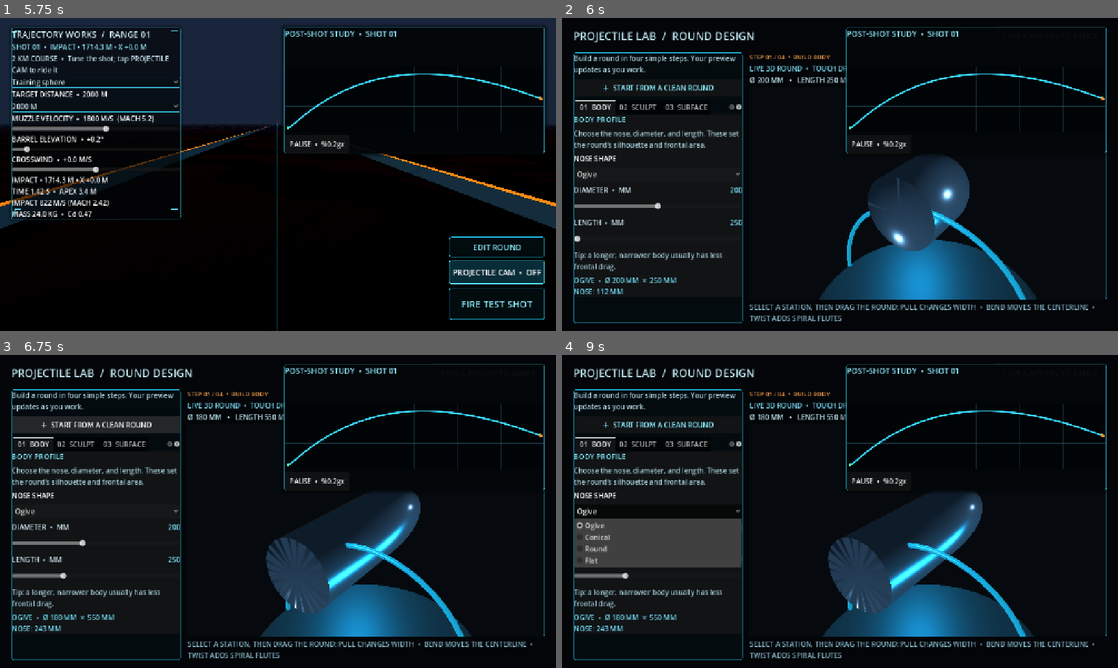
Above: before the commit, frames 1-4 (two rows, left to right).
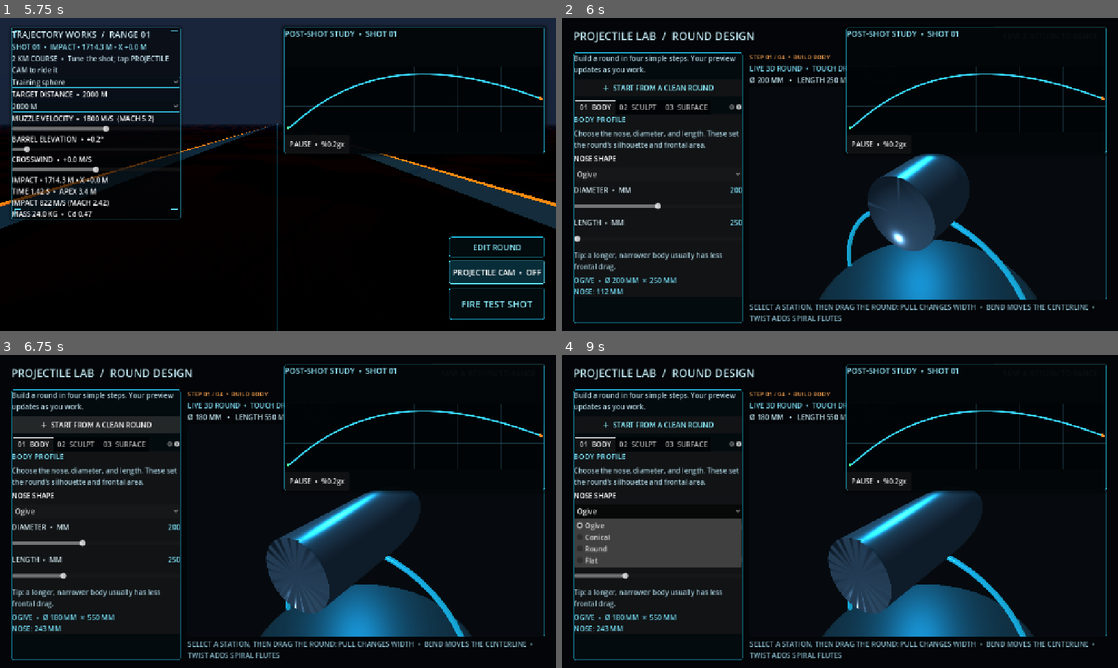
Above: after the commit, the same moments.

Repository: tpylman90-ctrl/Trajectory-Works
Game: Godot game, scene res://scenes/range.tscn
Two runs of this game, one before a commit and one after it. Both use one fixed random seed, a clock stepped at 60 frames per second and the inputs below.
Inputs:
- Up to frame 1 (5.75 s): click "Dense slug" at 0.5 s; click "2000 M" at 1.25 s; click "Training sphere" at 2 s; click "FIRE TEST SHOT" at 2.75 s; click "PROJECTILE CAM • OFF" at 3.5 s; click "REPLAY • 0.25×" at 4.25 s; click "PROJECTILE CAM • ON" at 5 s
- Up to frame 2 (6 s): click "EDIT ROUND" at 5.75 s
- Up to frame 3 (6.75 s): click "＋ START FROM A CLEAN ROUND" at 6.5 s
- Up to frame 4 (9 s): click "＋ START FROM A CLEAN ROUND" at 7.25 s; click "Custom round" at 8 s; click "Ogive" at 8.75 s

Frame 1 is identical in both runs. In frame 2, 1.6% of the frame differs, in the area x 57-74%, y 43-72%; in frame 3, 3.5%, in the area x 50-76%, y 43-81%; in frame 4, 3.5%.
Error in both runs: unsupported format character in operator '%'. (res://scripts/range.gd:647)

Commit message:
Keep sculpted round preview visible from all angles

Diff:
--- a/scripts/range.gd
+++ b/scripts/range.gd
@@ -1847,7 +1847,9 @@
 		var mesh_instance := MeshInstance3D.new()
 		mesh_instance.name = "Live machined round preview"
 		mesh_instance.mesh = _build_round_mesh(current_projectile)
-		mesh_instance.material_override = _material(current_projectile.color, 0.76, 0.27)
+		var preview_material := _material(current_projectile.color, 0.76, 0.27)
+		preview_material.cull_mode = BaseMaterial3D.CULL_DISABLED
+		mesh_instance.material_override = preview_material
 		round_preview_spin.add_child(mesh_instance)
 		round_preview_model = mesh_instance
 		var preview_camera := round_preview_view.get_camera_3d()
